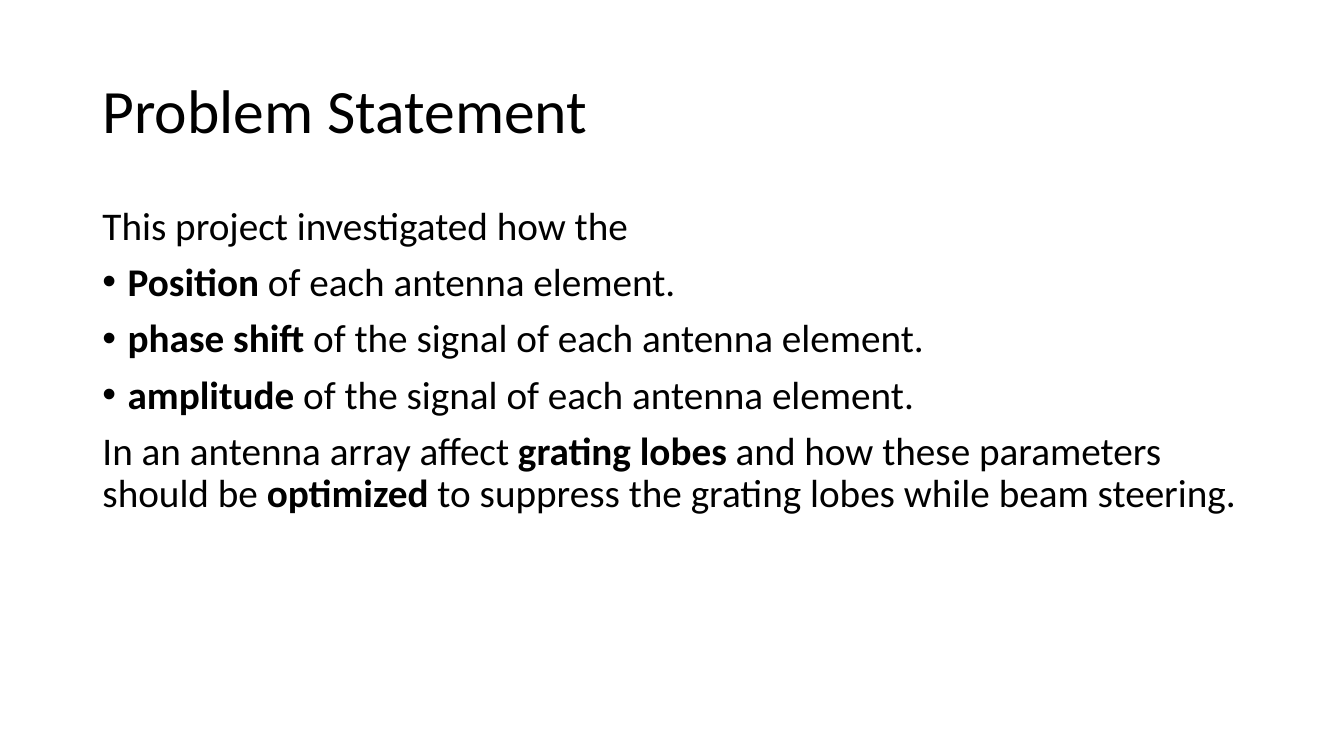
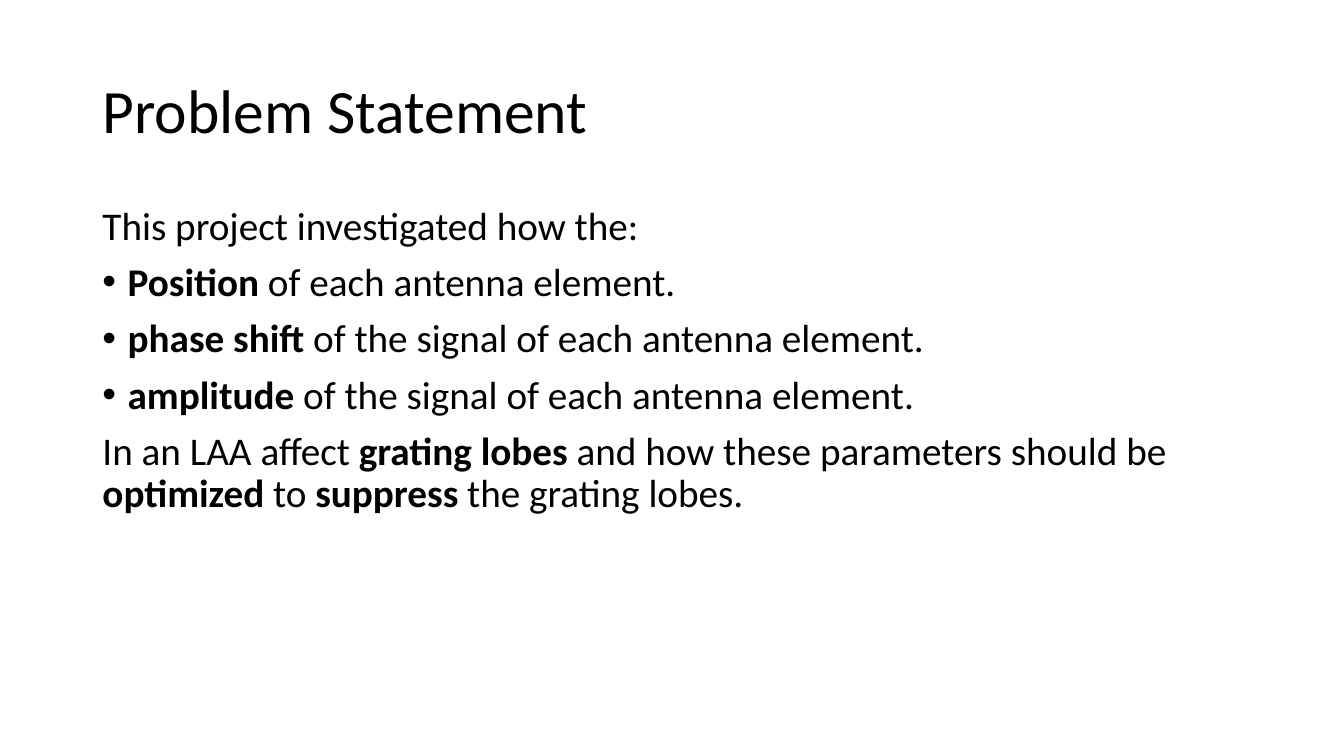
Before and after one commit to WaltDeyzel/thesis-2021, a slide deck: slide 7 of Oral presentation/Grating Lobes.pptx. Drawn at 1344x756 pixels with LibreOffice and Linux fonts; fonts in the diff are those of the drawing. Boxes give left, top, right and bottom in pixels: in the first picture for what was removed or moved away, otherwise in the second. Text is boxed around its words. In the diff, an @@ line names an element or a change of style, - is before the commit and + after.

```diff
--- a/Oral presentation/Grating Lobes.pptx
+++ b/Oral presentation/Grating Lobes.pptx
@@ text at (102, 212, 639, 247): text changed @@
-This project investigated how the
+This project investigated how the:
@@ text at (102, 437, 1166, 514): text changed @@
-In an antenna array affect grating lobes and how these parameters should be optimized to suppress the grating lobes while beam steering.
+In an LAA affect grating lobes and how these parameters should be optimized to suppress the grating lobes.
```
Also in this commit, not shown: 11 other slides changed, 5 other files.
